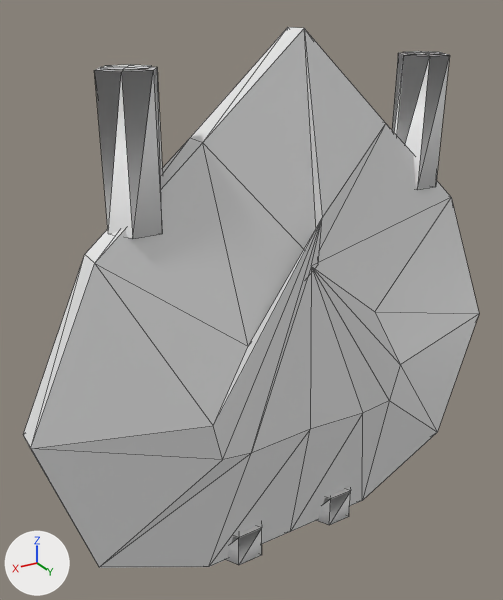
Before and after pictures for a commit that changed the OBJ model .design/ships3d/meshes/Facet.obj.
Both versions are drawn from a 50 mm lens placed at (18.2, 26.6, 15.1), pointed at (1.5, -1.2, 1.1). Arrows for +X, +Y and +Z are at lower left; the lights stay in place. The older version comes first. Mesh edges are drawn as thin lines. Where no turn or scale is listed for an object, it has been applied to the vertices. Vertices at exactly the same position are counted once.

The older version as bpy lines, for what is in view:
```python
me_facet = bpy.data.meshes.new('Facet')
me_facet.from_pydata(...)  # 157 vertices, 243 faces; spans x -13.5..13.5, y -5.4..2.4, z -13.2..14.0
ob_facet = bpy.data.objects.new('Facet', me_facet)
ob_facet.location = (0.0, 0.0, 0.0)
```
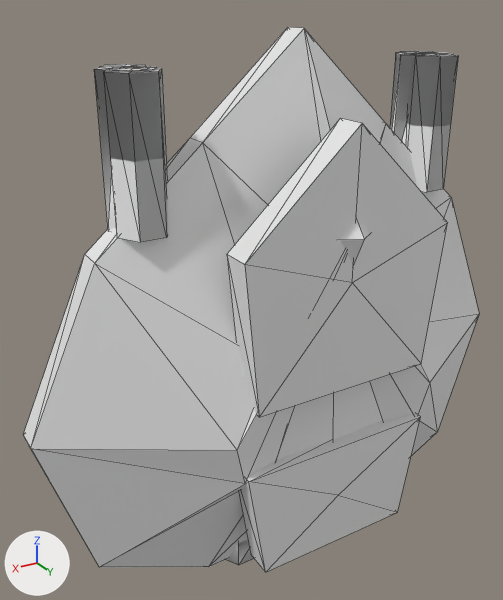
Location of each change, (x1, y1, x2, y2) in pixels of the pictures (503 x 600 px; the box of a moved part takes in the faces that stretch with it):
```json
{"object": "Facet", "change": "reshaped", "before": [23, 27, 479, 568], "after": [23, 27, 479, 572]}
{"part": 1, "of": "me_facet", "change": "added", "after": [94, 66, 150, 230]}
{"part": 2, "of": "me_facet", "change": "moved or reshaped", "before": [101, 65, 151, 69], "after": [101, 64, 145, 68]}
{"part": 3, "of": "me_facet", "change": "added", "after": [390, 53, 425, 144]}
{"part": 4, "of": "me_facet", "change": "moved or reshaped", "before": [404, 51, 444, 54], "after": [402, 51, 430, 54]}
{"part": 5, "of": "me_facet", "change": "added", "after": [340, 219, 370, 265]}
{"part": 6, "of": "me_facet", "change": "moved or reshaped", "before": [94, 67, 163, 238], "after": [104, 68, 168, 242]}
{"part": 7, "of": "me_facet", "change": "added", "after": [109, 66, 156, 71]}
{"part": 8, "of": "me_facet", "change": "moved or reshaped", "before": [392, 53, 450, 190], "after": [405, 54, 458, 192]}
{"part": 9, "of": "me_facet", "change": "added", "after": [416, 52, 451, 55]}
{"part": 10, "of": "me_facet", "change": "built on", "before": [31, 28, 479, 568], "after": [31, 28, 479, 572]}
```

Edits to the scene script, one JSON object a line:
```json
{"block": "me_facet", "where": "# used by ob_facet; location = (0.0, 0.0, 0.0)"}
{"op": "remove", "block": "me_facet", "code": "me_facet.from_pydata(...)  # 157 vertices, 243 faces; spans x -13.5..13.5, y -5.4..2.4, z -13.2..14.0"}
{"op": "add", "block": "me_facet", "code": "me_facet.from_pydata(...)  # 224 vertices, 334 faces; spans x -13.5..13.5, y -5.4..5.4, z -13.2..14.0"}
{"block": "me_facet", "change": "me_facet part 1: a new loose piece, a 6-sided cylinder along z spanning x 6.6..8.9, y -1.5..0.5, z 6.2..12.6"}
{"block": "me_facet", "change": "me_facet part 2: the loose piece of 7 vertices spanning x 6.7..8.8, y -1.1..0.7, z 12.7 is scaled about its middle by (0.909, 0.909, 1), then moved by (0.0, -0.3, 0.0)"}
{"block": "me_facet", "change": "me_facet part 3: a new loose piece, a 6-sided cylinder along z spanning x -8.9..-6.6, y -1.5..0.5, z 6.2..12.6"}
{"block": "me_facet", "change": "me_facet part 4: the loose piece of 7 vertices spanning x -8.8..-6.7, y -1.1..0.7, z 12.7 is scaled about its middle by (0.909, 0.909, 1), then moved by (0.0, -0.3, 0.0)"}
{"block": "me_facet", "change": "me_facet part 5: the loose piece of 5 vertices spanning x -2.8..2.8, y -5.4..-3.1, z 3.8..8.8 is copied, and the copy is mirrored in y about the mesh origin; it spans x -2.8..2.8, y 3.1..5.4, z 3.8..8.8"}
{"block": "me_facet", "change": "me_facet part 6: the loose piece of 14 vertices spanning x 6.5..9.0, y -1.3..0.9, z 6.2..12.6 is moved by (0.0, 0.7, 0.0)"}
{"block": "me_facet", "change": "me_facet part 7: the loose piece of 7 vertices spanning x 6.7..8.8, y -1.1..0.7, z 12.7 is copied, and the copy is moved by (0.0, 0.7, 0.0); it spans x 6.8..8.7, y -0.3..1.4, z 12.7"}
{"block": "me_facet", "change": "me_facet part 8: the loose piece of 14 vertices spanning x -9.0..-6.5, y -1.3..0.9, z 6.2..12.6 is moved by (0.0, 0.7, 0.0)"}
{"block": "me_facet", "change": "me_facet part 9: the loose piece of 7 vertices spanning x -8.8..-6.7, y -1.1..0.7, z 12.7 is copied, and the copy is moved by (0.0, 0.7, 0.0); it spans x -8.7..-6.8, y -0.3..1.4, z 12.7"}
{"block": "me_facet", "change": "me_facet part 10"}
{"block": "me_facet", "change": "3 vertices in x -3.7..3.7, y 2.1..2.2, z -5.2..0.6 move by (0.0, 2.0, 0.0)"}
{"block": "me_facet", "change": "9 vertices move from x -5.7..5.7, y 2.0..2.4, z -5.4..6.2 to x -5.7..5.7, y 3.8..4.8, z -5.4..6.2"}
{"block": "me_facet", "change": "11 vertices are added at x -5.4..5.4, y 3.3..4.8, z -10.5..10.6"}
{"block": "me_facet", "change": "9 new vertices lie (0.0, 1.4, 0.0) away from vertices in x -5.4..5.4, y 3.3..3.4, z -10.5..10.6"}
{"block": "me_facet", "change": "27 new faces join them"}
```
